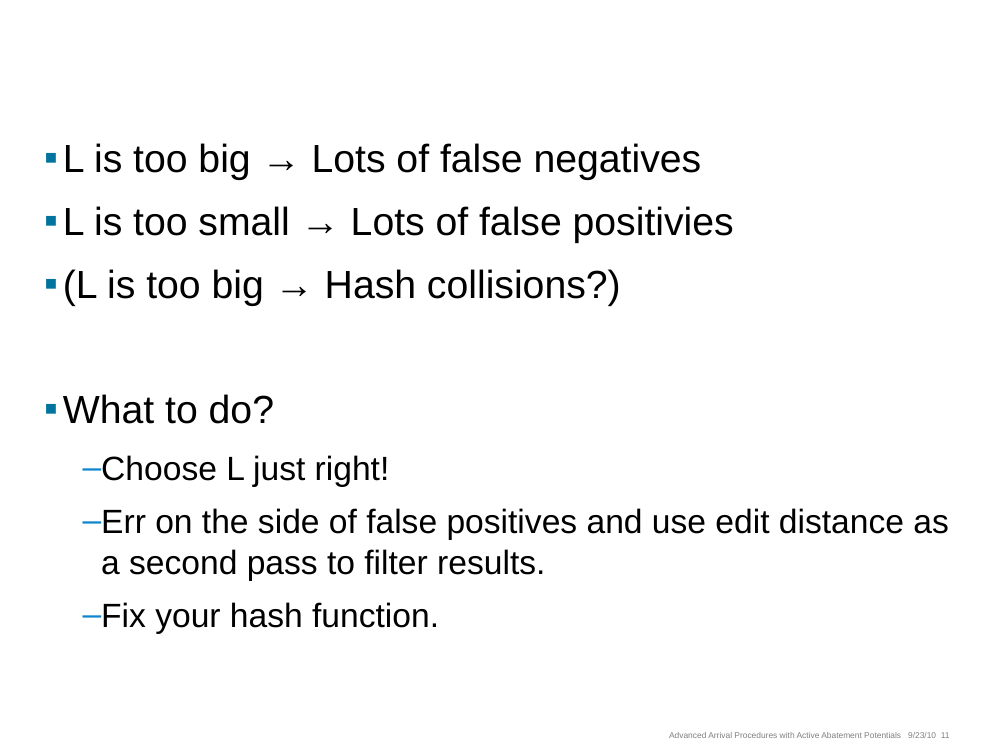
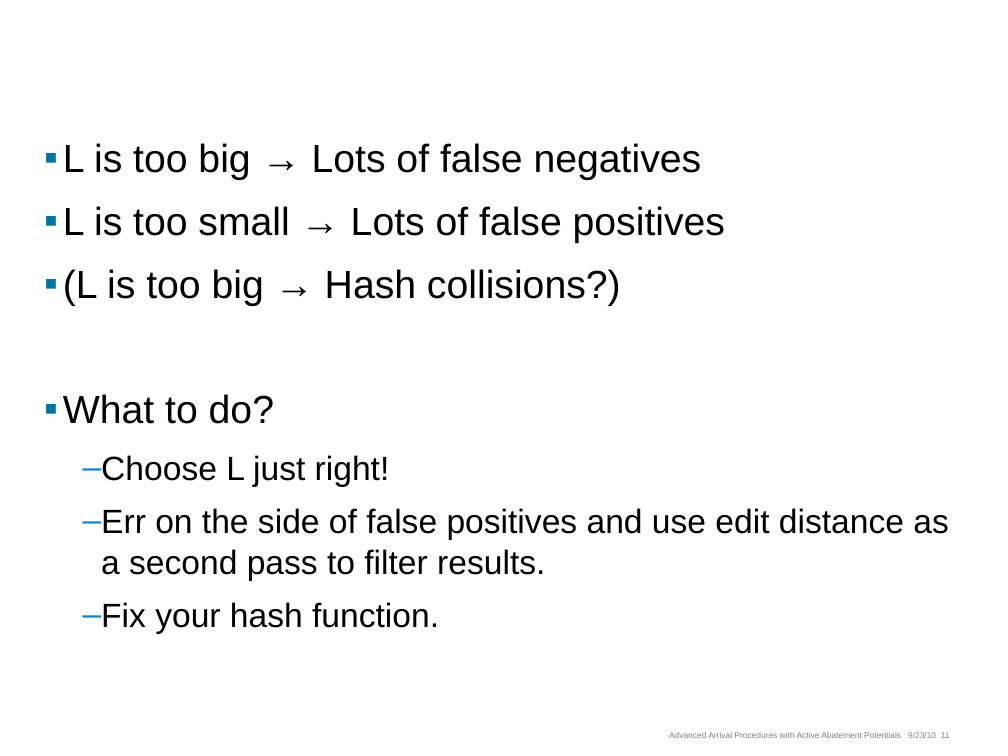
Before and after one commit to seweissman/wikiduper, a slide deck: slide 11 of presentation/NearDupDetectionWikipedia.pptx. Drawn at 1008x756 pixels with LibreOffice and Linux fonts; fonts in the diff are those of the drawing; background and template pictures are left out. Boxes give left, top, right and bottom in pixels: in the first picture for what was removed or moved away, otherwise in the second. Text is boxed around its words. In the diff, an @@ line names an element or a change of style, - is before the commit and + after.

```diff
--- a/presentation/NearDupDetectionWikipedia.pptx
+++ b/presentation/NearDupDetectionWikipedia.pptx
@@ text at <box>63,206,725,243</box>: text changed @@
-▪ L is too small → Lots of false positivies
+▪ L is too small → Lots of false positives
```
Also in this commit, not shown: 7 other slides changed, 2 slides added, 3 slides removed.
